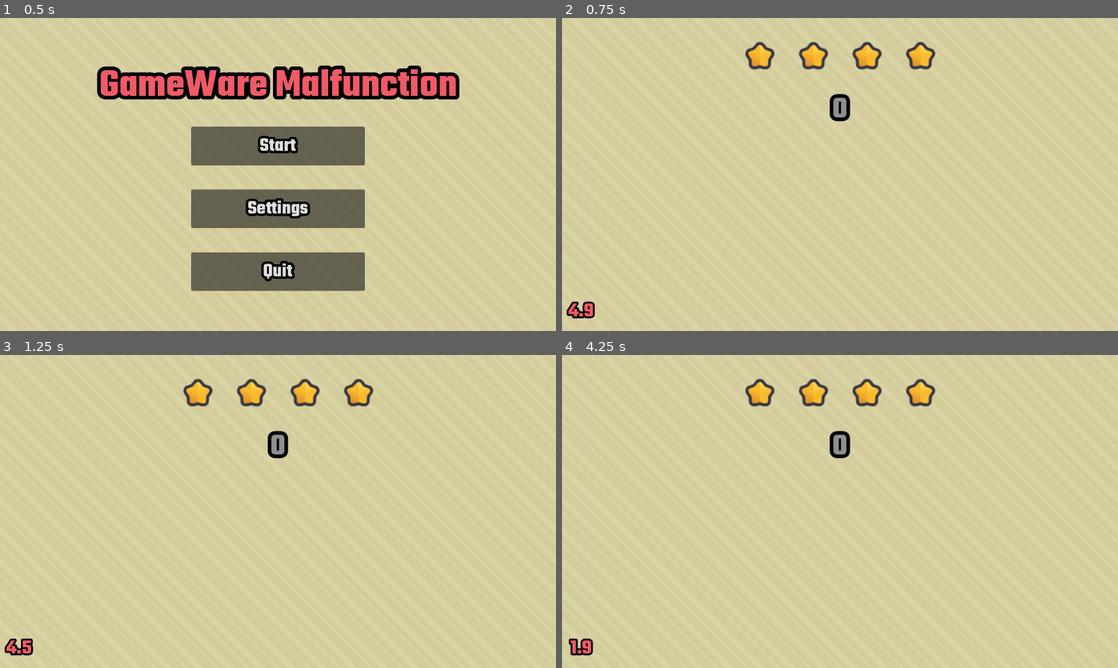
Above: before the commit, frames 1-4 (two rows, left to right).
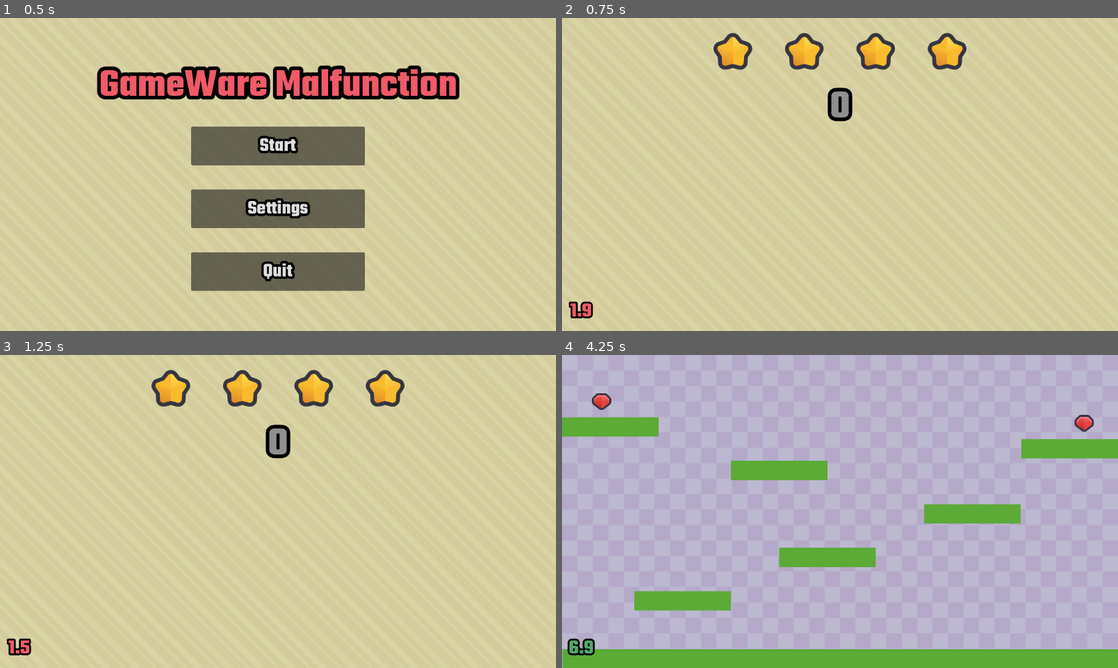
Above: after the commit, the same moments.

Repository: JustCoding8790/GameWare-Malfunction
Game: Godot game, scene res://scenes/title_screen.tscn
The game is run twice, just before and just after one commit, with the same random seed, the same clock (stepped at 60 frames per second) and the same inputs.
Inputs (mouse positions are in pixels of both pictures, inside the frame that each line leads up to):
- Up to frame 1 (0.5 s): no input
- Up to frame 2 (0.75 s): click "Start" at 0.5 s
- Up to frame 3 (1.25 s): no input
- Up to frame 4 (4.25 s): tap Enter (ui_accept) at 1.25, 1.52, 2.27, 3.77 s; move the mouse to (962, 495) at 1.27 s; hold Right (ui_right) 1.28-2.78 s; tap Alt at 1.35, 2.85 s; click (962, 495) at 1.42 s; move the mouse to (728, 527) at 2.02 s; tap Shift at 2.1, 3.6 s; move the mouse to (895, 442) at 2.77 s; hold Left (ui_left) 2.78-3.53 s; move the mouse to (812, 574) at 3.52 s; hold Right (ui_right) from 3.53 s (still down); click (812, 574) at 3.67 s

Frame 1 is identical in both runs. In frame 2, 3.4% of the frame differs, in the area x 0-73%, y 4-96%; in frame 3, 3.4%; in frame 4, 100%, in the area x 0-100%, y 0-100%.

Commit message:
Finished Platformer + Added Rubies and Timer
Now the platformer microgame is finished. Just collect the 2 rubies within 8 seconds or you'll lose a life. Also added images for later.

Diff:
--- a/scenes/level_scene.tscn
+++ b/scenes/level_scene.tscn
@@ -24,14 +24,14 @@
 anchor_left = 0.5
 anchor_right = 0.5
 offset_left = -320.0
-offset_top = 150.0
+offset_top = 125.0
 offset_right = 320.0
-offset_bottom = 230.0
+offset_bottom = 245.0
 grow_horizontal = 2
 theme_override_colors/font_color = Color(0.560784, 0.560784, 0.560784, 1)
 theme_override_constants/outline_size = 30
 theme_override_fonts/font = ExtResource("2_jvnc8")
-theme_override_font_sizes/font_size = 63
+theme_override_font_sizes/font_size = 84
 text = "0"
 horizontal_alignment = 1
 vertical_alignment = 1
@@ -55,12 +55,11 @@
 anchors_preset = 5
 anchor_left = 0.5
 anchor_right = 0.5
-offset_left = -214.0
-offset_top = 30.0
-offset_right = 358.0
-offset_bottom = 158.0
+offset_left = -286.0
+offset_top = 5.0
+offset_right = 286.0
+offset_bottom = 133.0
 grow_horizontal = 2
-scale = Vector2(0.75, 0.75)
 theme_override_constants/separation = 20
 
 [node name="Garlic" type="TextureRect" parent="CanvasLayer/GarlicContainer"]
--- /dev/null
+++ b/scenes/minigame_0.tscn
@@ -0,0 +1,227 @@
+[gd_scene load_steps=13 format=3 uid="uid://ewifc18s0df1"]
+
+[ext_resource type="Script" path="res://scripts/minigame_1.gd" id="1_sxck5"]
+[ext_resource type="Texture2D" uid="uid://tkbnvn8iuc8o" path="res://assets/backgrounds/Purple.png" id="2_sb4fc"]
+[ext_resource type="PackedScene" uid="uid://ddg874el3363o" path="res://scenes/player.tscn" id="3_do26k"]
+[ext_resource type="PackedScene" uid="uid://dtyhba1wk4r0h" path="res://scenes/themed_timer.tscn" id="4_t7ejr"]
+[ext_resource type="Script" path="res://scripts/platformer_ruby.gd" id="5_32usy"]
+[ext_resource type="Texture2D" uid="uid://d4it76bhofsef" path="res://assets/minigames/platformer1/gem_red.png" id="6_jhslv"]
+
+[sub_resource type="RectangleShape2D" id="RectangleShape2D_eeje6"]
+size = Vector2(1152, 38)
+
+[sub_resource type="RectangleShape2D" id="RectangleShape2D_5l6p2"]
+size = Vector2(198.75, 40.5)
+
+[sub_resource type="Animation" id="Animation_q5c2o"]
+length = 0.001
+tracks/0/type = "value"
+tracks/0/imported = false
+tracks/0/enabled = true
+tracks/0/path = NodePath("TextureRuby:position")
+tracks/0/interp = 1
+tracks/0/loop_wrap = true
+tracks/0/keys = {
+"times": PackedFloat32Array(0),
+"transitions": PackedFloat32Array(1),
+"update": 0,
+"values": [Vector2(50, 65)]
+}
+
+[sub_resource type="Animation" id="Animation_gfx8g"]
+resource_name = "floating"
+loop_mode = 1
+tracks/0/type = "value"
+tracks/0/imported = false
+tracks/0/enabled = true
+tracks/0/path = NodePath("TextureRuby:position")
+tracks/0/interp = 1
+tracks/0/loop_wrap = true
+tracks/0/keys = {
+"times": PackedFloat32Array(0, 0.5, 1),
+"transitions": PackedFloat32Array(1, 1, 1),
+"update": 0,
+"values": [Vector2(50, 65), Vector2(50, 57), Vector2(50, 65)]
+}
+
+[sub_resource type="AnimationLibrary" id="AnimationLibrary_r0d0o"]
+_data = {
+"RESET": SubResource("Animation_q5c2o"),
+"floating": SubResource("Animation_gfx8g")
+}
+
+[sub_resource type="CircleShape2D" id="CircleShape2D_6ypfu"]
+radius = 22.0227
+
+[node name="Platformer" type="Node2D"]
+script = ExtResource("1_sxck5")
+
+[node name="Ground" type="StaticBody2D" parent="."]
+z_index = 10
+position = Vector2(1, 609)
+
+[node name="ColorRect" type="ColorRect" parent="Ground"]
+offset_right = 1152.0
+offset_bottom = 40.0
+color = Color(0.357417, 0.672158, 0.211183, 1)
+metadata/_edit_use_anchors_ = true
+
+[node name="CollisionShape2D" type="CollisionShape2D" parent="Ground"]
+position = Vector2(574, 19)
+shape = SubResource("RectangleShape2D_eeje6")
+
+[node name="Platform" type="StaticBody2D" parent="."]
+z_index = 10
+position = Vector2(150, 489)
+
+[node name="ColorRect" type="ColorRect" parent="Platform"]
+offset_right = 200.0
+offset_bottom = 40.0
+color = Color(0.357417, 0.672158, 0.211183, 1)
+metadata/_edit_use_anchors_ = true
+
+[node name="CollisionShape2D" type="CollisionShape2D" parent="Platform"]
+position = Vector2(100, 20)
+shape = SubResource("RectangleShape2D_5l6p2")
+
+[node name="Platform2" type="StaticBody2D" parent="."]
+z_index = 10
+position = Vector2(450, 399)
+
+[node name="ColorRect" type="ColorRect" parent="Platform2"]
+offset_right = 200.0
+offset_bottom = 40.0
+color = Color(0.357417, 0.672158, 0.211183, 1)
+metadata/_edit_use_anchors_ = true
+
+[node name="CollisionShape2D" type="CollisionShape2D" parent="Platform2"]
+position = Vector2(100, 20)
+shape = SubResource("RectangleShape2D_5l6p2")
+
+[node name="Platform3" type="StaticBody2D" parent="."]
+z_index = 10
+position = Vector2(750, 309)
+
+[node name="ColorRect" type="ColorRect" parent="Platform3"]
+offset_right = 200.0
+offset_bottom = 40.0
+color = Color(0.357417, 0.672158, 0.211183, 1)
+metadata/_edit_use_anchors_ = true
+
+[node name="CollisionShape2D" type="CollisionShape2D" parent="Platform3"]
+position = Vector2(100, 20)
+shape = SubResource("RectangleShape2D_5l6p2")
+
+[node name="Platform4" type="StaticBody2D" parent="."]
+z_index = 10
+position = Vector2(350, 219)
+
+[node name="ColorRect" type="ColorRect" parent="Platform4"]
+offset_right = 200.0
+offset_bottom = 40.0
+color = Color(0.357417, 0.672158, 0.211183, 1)
+metadata/_edit_use_anchors_ = true
+
+[node name="CollisionShape2D" type="CollisionShape2D" parent="Platform4"]
+position = Vector2(100, 20)
+shape = SubResource("RectangleShape2D_5l6p2")
+
+[node name="Platform5" type="StaticBody2D" parent="."]
+z_index = 10
+position = Vector2(0, 129)
+
+[node name="ColorRect" type="ColorRect" parent="Platform5"]
+offset_right = 200.0
+offset_bottom = 40.0
+color = Color(0.357417, 0.672158, 0.211183, 1)
+metadata/_edit_use_anchors_ = true
+
+[node name="CollisionShape2D" type="CollisionShape2D" parent="Platform5"]
+position = Vector2(100, 20)
+shape = SubResource("RectangleShape2D_5l6p2")
+
+[node name="Platform6" type="StaticBody2D" parent="."]
+z_index = 10
+position = Vector2(952, 174)
+
+[node name="ColorRect" type="ColorRect" parent="Platform6"]
+offset_right = 200.0
+offset_bottom = 40.0
+color = Color(0.357417, 0.672158, 0.211183, 1)
+metadata/_edit_use_anchors_ = true
+
+[node name="CollisionShape2D" type="CollisionShape2D" parent="Platform6"]
+position = Vector2(100, 20)
+shape = SubResource("RectangleShape2D_5l6p2")
+
+[node name="ScrollingBackground" type="Parallax2D" parent="."]
+z_index = 5
+repeat_times = 1000
+
+[node name="Background" type="TextureRect" parent="ScrollingBackground"]
+offset_right = 1152.0
+offset_bottom = 649.0
+texture = ExtResource("2_sb4fc")
+stretch_mode = 1
+
+[node name="Player" parent="." instance=ExtResource("3_do26k")]
+z_index = 12
+position = Vector2(86, 545)
+
+[node name="ThemedTimer" parent="." instance=ExtResource("4_t7ejr")]
+z_index = 16
+position = Vector2(0, 568)
+
+[node name="Rubies" type="Node2D" parent="."]
+
+[node name="Ruby" type="Node2D" parent="Rubies"]
+script = ExtResource("5_32usy")
+
+[node name="TextureRuby" type="TextureRect" parent="Rubies/Ruby"]
+z_index = 10
+offset_left = 50.0
+offset_top = 65.0
+offset_right = 178.0
+offset_bottom = 193.0
+scale = Vector2(0.5, 0.5)
+texture = ExtResource("6_jhslv")
+
+[node name="animation" type="AnimationPlayer" parent="Rubies/Ruby"]
+libraries = {
+"": SubResource("AnimationLibrary_r0d0o")
+}
+
+[node name="Area2D" type="Area2D" parent="Rubies/Ruby"]
+z_index = 12
+position = Vector2(82, 88)
+
+[node name="CollisionShape2D" type="CollisionShape2D" parent="Rubies/Ruby/Area2D"]
+shape = SubResource("CircleShape2D_6ypfu")
+
+[node name="Ruby2" type="Node2D" parent="Rubies"]
+position = Vector2(1000, 45)
+script = ExtResource("5_32usy")
+
+[node name="TextureRuby" type="TextureRect" parent="Rubies/Ruby2"]
+z_index = 10
+offset_left = 50.0
+offset_top = 65.0
+offset_right = 178.0
+offset_bottom = 193.0
+scale = Vector2(0.5, 0.5)
+texture = ExtResource("6_jhslv")
+
+[node name="animation" type="AnimationPlayer" parent="Rubies/Ruby2"]
+libraries = {
+"": SubResource("AnimationLibrary_r0d0o")
+}
+
+[node name="Area2D" type="Area2D" parent="Rubies/Ruby2"]
+z_index = 12
+position = Vector2(82, 88)
+
+[node name="CollisionShape2D" type="CollisionShape2D" parent="Rubies/Ruby2/Area2D"]
+shape = SubResource("CircleShape2D_6ypfu")
+
+[connection signal="ruby_collected" from="Rubies/Ruby" to="." method="ruby_collect"]
+[connection signal="ruby_collected" from="Rubies/Ruby2" to="." method="ruby_collect"]
--- a/scenes/minigame_1.tscn
+++ b/scenes/minigame_1.tscn
@@ -1,109 +1,3 @@
-[gd_scene load_steps=5 format=3 uid="uid://ewifc18s0df1"]
+[gd_scene format=3 uid="uid://ctihxsmwx2k4q"]
 
-[ext_resource type="Texture2D" uid="uid://tkbnvn8iuc8o" path="res://assets/backgrounds/Purple.png" id="1_nvblv"]
-[ext_resource type="PackedScene" uid="uid://ddg874el3363o" path="res://scenes/player.tscn" id="2_pqi2y"]
-
-[sub_resource type="RectangleShape2D" id="RectangleShape2D_eeje6"]
-size = Vector2(1152, 38)
-
-[sub_resource type="RectangleShape2D" id="RectangleShape2D_5l6p2"]
-size = Vector2(198.75, 40.5)
-
-[node name="Platformer" type="Node2D"]
-
-[node name="Ground" type="StaticBody2D" parent="."]
-z_index = 10
-position = Vector2(1, 609)
-
-[node name="ColorRect" type="ColorRect" parent="Ground"]
-offset_right = 1152.0
-offset_bottom = 40.0
-color = Color(0.357417, 0.672158, 0.211183, 1)
-metadata/_edit_use_anchors_ = true
-
-[node name="CollisionShape2D" type="CollisionShape2D" parent="Ground"]
-position = Vector2(574, 19)
-shape = SubResource("RectangleShape2D_eeje6")
-
-[node name="Platform" type="StaticBody2D" parent="."]
-z_index = 10
-position = Vector2(200, 489)
-
-[node name="ColorRect" type="ColorRect" parent="Platform"]
-offset_right = 200.0
-offset_bottom = 40.0
-color = Color(0.357417, 0.672158, 0.211183, 1)
-metadata/_edit_use_anchors_ = true
-
-[node name="CollisionShape2D" type="CollisionShape2D" parent="Platform"]
-position = Vector2(100, 20)
-shape = SubResource("RectangleShape2D_5l6p2")
-
-[node name="Platform2" type="StaticBody2D" parent="."]
-z_index = 10
-position = Vector2(500, 399)
-
-[node name="ColorRect" type="ColorRect" parent="Platform2"]
-offset_right = 200.0
-offset_bottom = 40.0
-color = Color(0.357417, 0.672158, 0.211183, 1)
-metadata/_edit_use_anchors_ = true
-
-[node name="CollisionShape2D" type="CollisionShape2D" parent="Platform2"]
-position = Vector2(100, 20)
-shape = SubResource("RectangleShape2D_5l6p2")
-
-[node name="Platform3" type="StaticBody2D" parent="."]
-z_index = 10
-position = Vector2(800, 309)
-
-[node name="ColorRect" type="ColorRect" parent="Platform3"]
-offset_right = 200.0
-offset_bottom = 40.0
-color = Color(0.357417, 0.672158, 0.211183, 1)
-metadata/_edit_use_anchors_ = true
-
-[node name="CollisionShape2D" type="CollisionShape2D" parent="Platform3"]
-position = Vector2(100, 20)
-shape = SubResource("RectangleShape2D_5l6p2")
-
-[node name="Platform4" type="StaticBody2D" parent="."]
-z_index = 10
-position = Vector2(400, 219)
-
-[node name="ColorRect" type="ColorRect" parent="Platform4"]
-offset_right = 200.0
-offset_bottom = 40.0
-color = Color(0.357417, 0.672158, 0.211183, 1)
-metadata/_edit_use_anchors_ = true
-
-[node name="CollisionShape2D" type="CollisionShape2D" parent="Platform4"]
-position = Vector2(100, 20)
-shape = SubResource("RectangleShape2D_5l6p2")
-
-[node name="Platform5" type="StaticBody2D" parent="."]
-z_index = 10
-position = Vector2(50, 129)
-
-[node name="ColorRect" type="ColorRect" parent="Platform5"]
-offset_right = 200.0
-offset_bottom = 40.0
-color = Color(0.357417, 0.672158, 0.211183, 1)
-metadata/_edit_use_anchors_ = true
-
-[node name="CollisionShape2D" type="CollisionShape2D" parent="Platform5"]
-position = Vector2(100, 20)
-shape = SubResource("RectangleShape2D_5l6p2")
-
-[node name="ScrollingBackground" type="Parallax2D" parent="."]
-z_index = 5
-repeat_times = 1000
-
-[node name="Background" type="TextureRect" parent="ScrollingBackground"]
-offset_right = 1152.0
-offset_bottom = 649.0
-texture = ExtResource("1_nvblv")
-stretch_mode = 1
-
-[node name="Player" parent="ScrollingBackground" instance=ExtResource("2_pqi2y")]
-position = Vector2(86, 545)
+[node name="Clicker" type="Node2D"]
--- a/scenes/themed_timer.tscn
+++ b/scenes/themed_timer.tscn
@@ -1,8 +1,12 @@
-[gd_scene load_steps=2 format=3 uid="uid://dtyhba1wk4r0h"]
+[gd_scene load_steps=3 format=3 uid="uid://dtyhba1wk4r0h"]
 
+[ext_resource type="Script" path="res://scripts/themed_timer.gd" id="2_0shji"]
 [ext_resource type="FontFile" uid="uid://p04h4iqhiyov" path="res://assets/fonts/Square-Black.ttf" id="2_tidt0"]
 
-[node name="ThemedTimer" type="Label"]
+[node name="ThemedTimer" type="Node2D"]
+script = ExtResource("2_0shji")
+
+[node name="Timer" type="Label" parent="."]
 offset_right = 80.0
 offset_bottom = 80.0
 theme_override_colors/font_color = Color(0.937255, 0.356863, 0.403922, 1)
--- /dev/null
+++ b/scripts/minigame_1.gd
@@ -0,0 +1,25 @@
+extends Node2D
+@onready var themed_timer: Node2D = $ThemedTimer
+
+var rubies_collected = 0
+var timer_end = false
+
+func _ready() -> void:
+	await themed_timer.timer_process(8.0)
+	timer_end = true
+
+func _process(_delta: float) -> void:
+	if rubies_collected == 2:
+		if Global.minigames_done > 3:
+			get_tree().change_scene_to_file("res://scenes/done_screen.tscn")
+		else:
+			get_tree().change_scene_to_file("res://scenes/level_scene.tscn")
+
+	if timer_end:
+		Global.minigames_done -= 1
+		Global.lives -= 1
+		get_tree().change_scene_to_file("res://scenes/level_scene.tscn")
+
+func ruby_collect() -> void:
+	rubies_collected += 1
+	return
--- /dev/null
+++ b/scripts/platformer_ruby.gd
@@ -0,0 +1,13 @@
+extends Node2D
+@onready var collect_area: Area2D = $Area2D
+
+signal ruby_collected
+
+func _ready() -> void:
+	collect_area.body_entered.connect(_on_body_entered)
+
+func _on_body_entered(body: Node2D) -> void:
+	if body.name == "Player":
+		if self.visible:
+			emit_signal("ruby_collected")
+			self.hide()
--- a/scripts/themed_timer.gd
+++ b/scripts/themed_timer.gd
@@ -8,10 +8,10 @@
 	pass
 
 # Called every frame. 'delta' is the elapsed time since the previous frame.
-func _process(delta: float) -> void:
+func _process(_delta: float) -> void:
 	timer.text = str(snapped(time, 0.1))
 
-func Timer(start_time: float):
+func timer_process(start_time: float):
 	time = start_time
 
 	while time > 0.0:
--- a/scripts/timer_screen.gd
+++ b/scripts/timer_screen.gd
@@ -11,10 +11,10 @@
 
 # Called when the node enters the scene tree for the first time.
 func _ready() -> void:
-	await timer_process(5.0)
+	await timer_process(2.0)
 	if Global.minigames_done < 3:
+		get_tree().change_scene_to_file("res://scenes/minigame_" + str(Global.minigames_done) + ".tscn")
 		Global.minigames_done += 1
-		get_tree().change_scene_to_file("res://scenes/minigame_" + str(Global.minigames_done) + ".tscn")
 	else:
 		get_tree().change_scene_to_file("res://scenes/title_screen.tscn")
 
Binary file changed: assets/lives/star.png
Binary file added: assets/minigames/gem_blue.png
Not shown, added: assets/minigames/gem_blue.png.import
Binary file added: assets/minigames/key_blue.png
Not shown, added: assets/minigames/key_blue.png.import
Binary file added: assets/minigames/key_green.png
Not shown, added: assets/minigames/key_green.png.import
Binary file added: assets/minigames/key_red.png
Not shown, added: assets/minigames/key_red.png.import
Binary file added: assets/minigames/key_yellow.png
Not shown, added: assets/minigames/key_yellow.png.import
Binary file added: assets/minigames/platformer1/gem_red.png
(and 1 more such lines)
